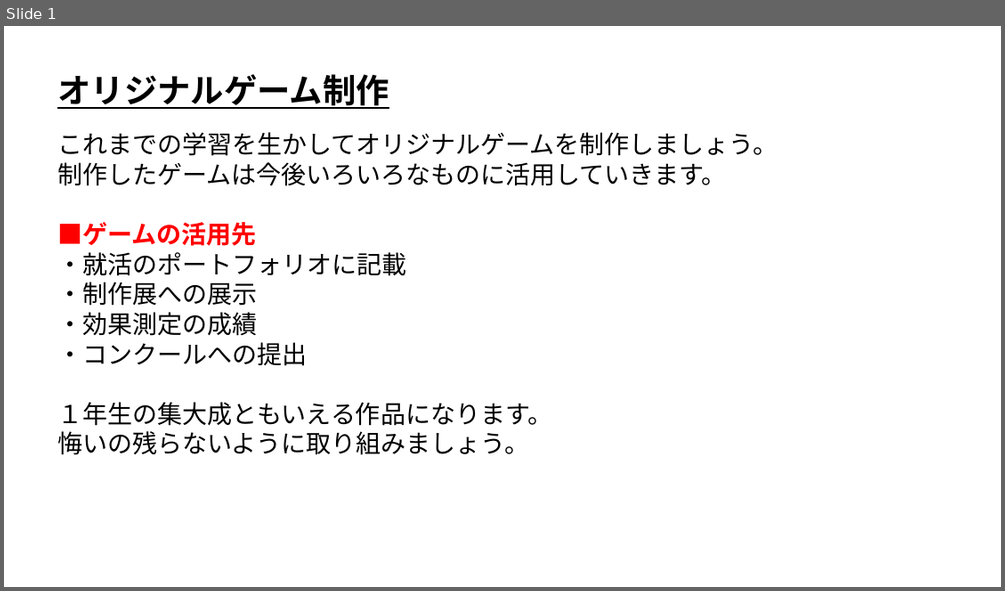
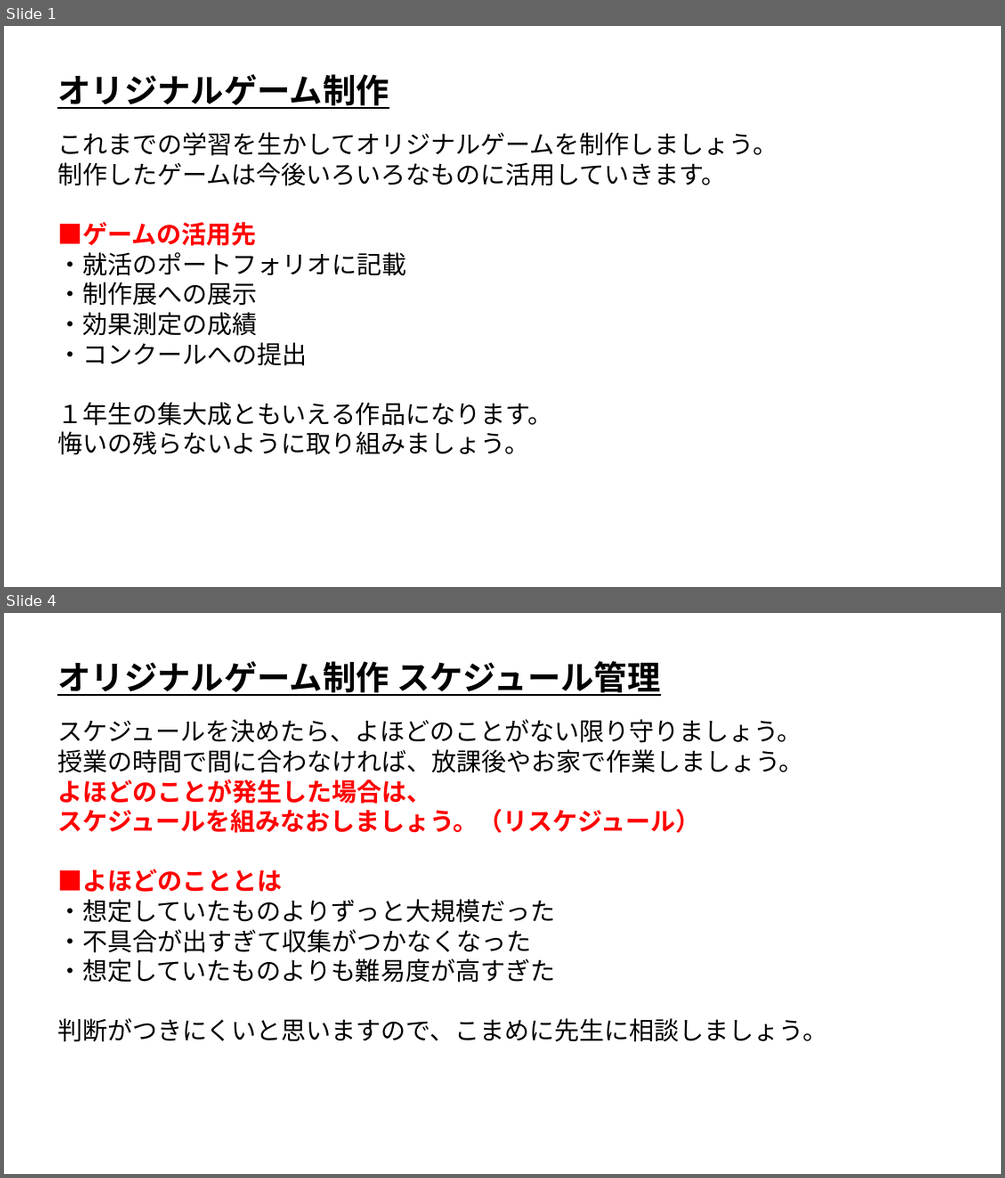
Before and after one commit to ArakiYusuke-Ohara/Textbook, a slide deck: ゲーム科1年/00_前期/ゲームプログラミングⅢ/04_オリジナルゲーム制作.pptx. Shown one above the other, each under a label of ours: slide 1 before the commit, slides 1 and 4 after it; the slides between them are not shown. The pictures are 1005x591 and 1005x1178 pixels, drawn with LibreOffice and Linux fonts; fonts in the diff are those of the drawing. Boxes give left, top, right and bottom in pixels: in the first picture for what was removed or moved away, otherwise in the second. Text is boxed around its words. In the diff, an @@ line names an element or a change of style, - is before the commit and + after.

Commit message:
ゲーム制作の企画～作業までの流れ追加

```diff
--- a/ゲーム科1年/00_前期/ゲームプログラミングⅢ/04_オリジナルゲーム制作.pptx
+++ b/ゲーム科1年/00_前期/ゲームプログラミングⅢ/04_オリジナルゲーム制作.pptx
@@ slide 4 added at [4, 613, 1001, 1174], background #FFFFFF @@
@@ text added at [57, 661, 660, 696], 32 pt, text #000000, bold, underline @@
+オリジナルゲーム制作 スケジュール管理
@@ text added at [57, 719, 827, 1042], 24 pt, text #000000 @@
+スケジュールを決めたら、よほどのことがない限り守りましょう。
+授業の時間で間に合わなければ、放課後やお家で作業しましょう。
+よほどのことが発生した場合は、
+スケジュールを組みなおしましょう。（リスケジュール）
+■よほどのこととは
+・想定していたものよりずっと大規模だった
+・不具合が出すぎて収集がつかなくなった
+・想定していたものよりも難易度が高すぎた
+判断がつきにくいと思いますので、こまめに先生に相談しましょう。
```
Also in this commit, not shown: 3 other slides added, 8 other files.
